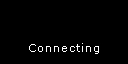
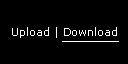
Comparing the layer stacks of the two 128 x 64 images. Changes:
removed layer "Connecting" over [29, 43, 99, 54]
added layer "Upload | Download" above "Background" over [12, 27, 117, 38]
painted on "Background" over [62, 41, 119, 42]
